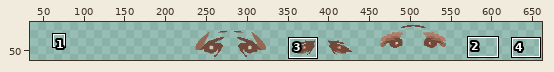
Edited in one commit: sprite sheet (levels_and_level_objects/bouncy_face/eyes.png). The picture above shows the old version from afar; the outline marks the close-up.
Close-up. Old version:
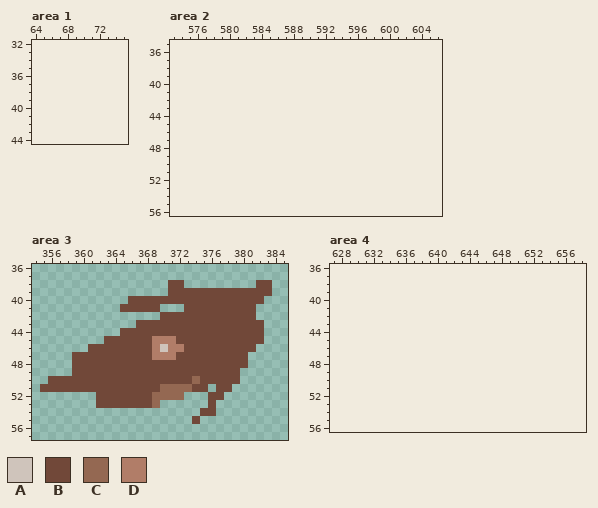
The file is 336x112 pixels. Colours within 5 levels of each other are drawn and written as one. Shown: area 1: x 64..75, y 32..44; area 2: x 573..606, y 35..56; area 3: x 354..385, y 36..57; area 4: x 627..658, y 36..56. The old version is drawn lined up with the new one, on the new canvas. The wide view leaves out empty margins. The commit also changed other parts of the picture, which this record leaves out.
Palette (. is transparent): A #cfc4bb  B #714839  C #946852  D #b17d68
Pixels before, area 3, first column x 355:
38 ................BB.........BB
39 ................BBBBBBBBBBBBB
40 ...........BBBBBBBBBBBBBBBBB.
41 ..........BBBBB...BBBBBBBBB..
42 ...............BBBBBBBBBBBB..
43 ............BBBBBBBBBBBBBBBB.
44 ..........BBBBBBBBBBBBBBBBBB.
45 ........BBBBBBDDDBBBBBBBBBBB.
46 ......BBBBBBBBDADDBBBBBBBBB..
47 ....BBBBBBBBBBDDDBBBBBBBBB...
48 ....BBBBBBBBBBBBBBBBBBBBBB...
49 ....BBBBBBBBBBBBBBBBBBBBB....
50 .BBBBBBBBBBBBBBBBBBCBBBBB....
51 BBBBBBBBBBBBBBBCCCCBB.BB.....
52 .......BBBBBBBCCCC...BB......
53 .......BBBBBBBC......B.......
54 ....................BB.......
55 ...................B.........
The result:
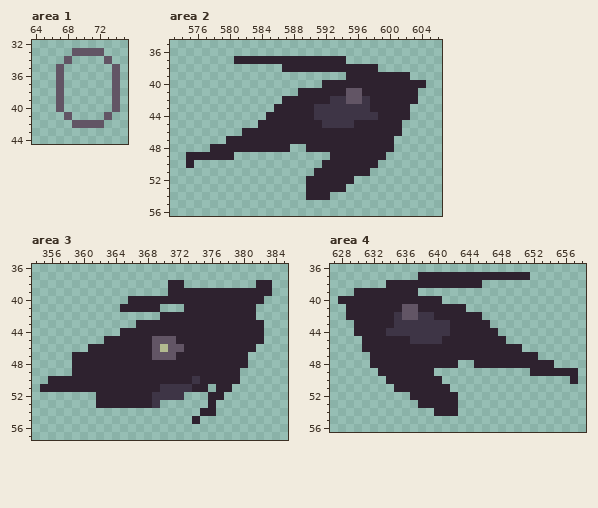
Diff:
canvas 336x112 -> 672x112, the old top-left corner now at 224,0
colour A: #cfc4bb -> #b2ba90
colour B: #714839 -> #2e222f
colour C: #946852 -> #3e3546
colour D: #b17d68 -> #625565
Changed rows in their new state; - is a pixel that keeps its letter.
Area 1:
first column x 67:
33 --DDDD--
34 -D----D-
35 D------D
36 D------D
37 D------D
38 D------D
39 D------D
40 D------D
41 -D----D-
42 --DDDD--
Area 2:
first column x 575:
37 ------BBBBBBBBBBBBBB----------
38 ------------BBBBBBBBBBBB------
39 --------------------BBBBBBBB--
40 -----------------BBBBBBBBBBBBB
41 --------------BBBBBBDDBBBBBBB-
42 ------------BBBBBBCCDDCBBBBBB-
43 -----------BBBBBCCCCCCCBBBBB--
44 ----------BBBBBBCCCCCCCCBBBB--
45 ---------BBBBBBBBCCCCBBBBBB---
46 -------BBBBBBBBBBBBBBBBBBBB---
47 -----BBBBBBBBBBBBBBBBBBBBB----
48 ---BBBBBBBBBB--BBBBBBBBBBB----
49 BBBBBB------------BBBBBBB-----
50 B----------------BBBBBBB------
51 ----------------BBBBBBB-------
52 ---------------BBBBBB---------
53 ---------------BBBBB----------
54 ---------------BBB------------
Area 4:
first column x 628:
37 ----------BBBBBBBBBBBBBB------
38 ------BBBBBBBBBBBB------------
39 --BBBBBBBB--------------------
40 BBBBBBBBBBBBB-----------------
41 -BBBBBBBDDBBBBBB--------------
42 -BBBBBBCDDCCBBBBBB------------
43 --BBBBBCCCCCCCBBBBB-----------
44 --BBBBCCCCCCCCBBBBBB----------
45 ---BBBBBBCCCCBBBBBBBB---------
46 ---BBBBBBBBBBBBBBBBBBBB-------
47 ----BBBBBBBBBBBBBBBBBBBBB-----
48 ----BBBBBBBBBBB--BBBBBBBBBB---
49 -----BBBBBBB------------BBBBBB
50 ------BBBBBBB----------------B
51 -------BBBBBBB----------------
52 ---------BBBBBB---------------
53 ----------BBBBB---------------
54 ------------BBB---------------
Where, in picture pixels (left, top, right, bottom), the same in both close-ups:
added: (56, 48, 120, 128)
added: (186, 56, 426, 200)
changed: (40, 280, 272, 424)
added: (338, 272, 578, 416)
